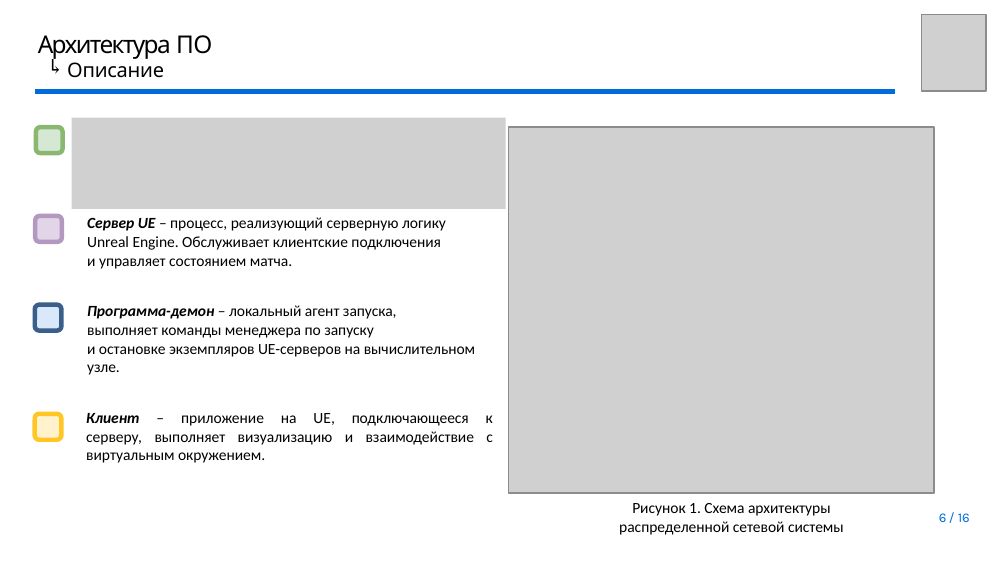
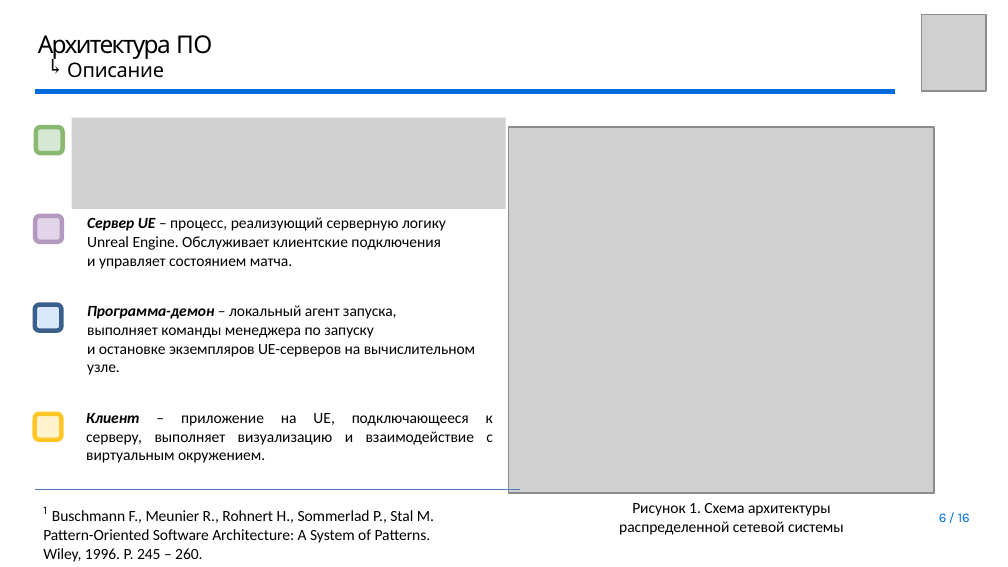
Before and after one commit to youngB0rrov/bmstu_doc, a slide deck: slide 6 of Master/Diploma/presentation/Презентация.pptx. Drawn at 1008x567 pixels with LibreOffice and Linux fonts; fonts in the diff are those of the drawing; grey boxes stand for pictures; background and template pictures are left out. Boxes give left, top, right and bottom in pixels: in the first picture for what was removed or moved away, otherwise in the second. Text is boxed around its words. In the diff, an @@ line names an element or a change of style, - is before the commit and + after.

```diff
--- a/Master/Diploma/presentation/Презентация.pptx
+++ b/Master/Diploma/presentation/Презентация.pptx
@@ line added from (35, 489) to (519, 489), #4B7EBC 0.75 pt @@
@@ text added at <box>43,506,434,562</box>, 7 pt, text #000000 @@
+1 Buschmann F., Meunier R., Rohnert H., Sommerlad P., Stal M.
+Pattern-Oriented Software Architecture: A System of Patterns.
+Wiley, 1996. P. 245 – 260.
```
Also in this commit, not shown: 1 other slide changed.
